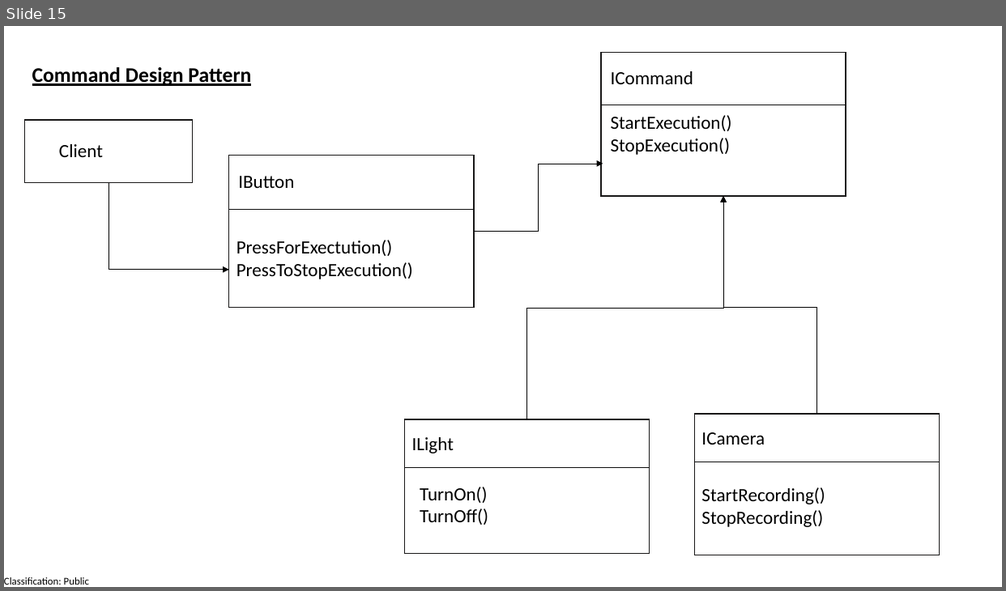
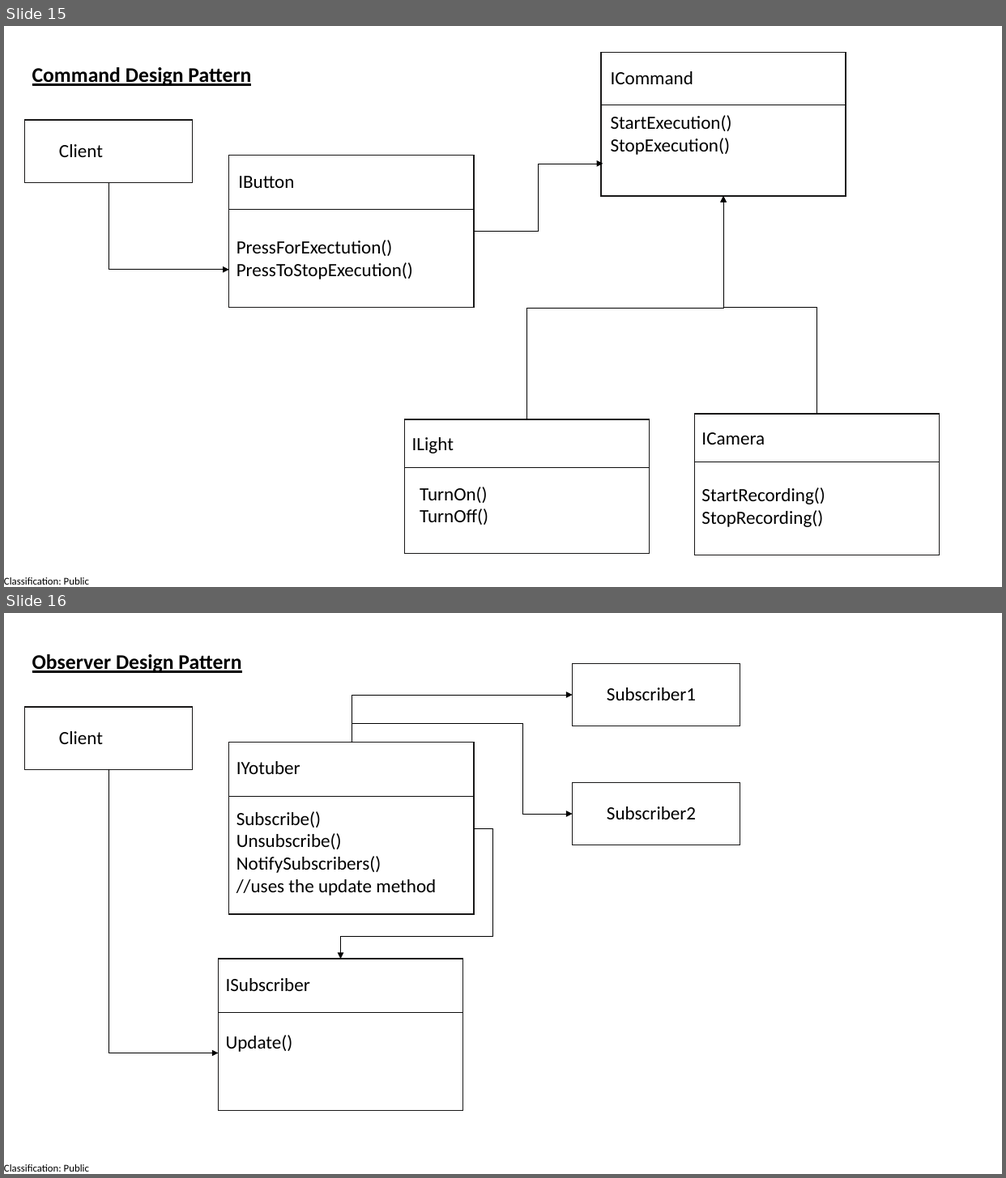
Before and after one commit to manaswiniray/DesignPatterns, a slide deck: UMLDiagrams.pptx. Shown one above the other, each under a label of ours: slide 15 before the commit, slides 15 and 16 after it. The pictures are 1006x591 and 1006x1178 pixels, drawn with LibreOffice and Linux fonts; fonts in the diff are those of the drawing. Boxes give left, top, right and bottom in pixels: in the first picture for what was removed or moved away, otherwise in the second. Text is boxed around its words. In the diff, an @@ line names an element or a change of style, - is before the commit and + after.

Commit message:
Committed for Observer Design Pattern

```diff
--- a/UMLDiagrams.pptx
+++ b/UMLDiagrams.pptx
@@ slide 16 added at box(4, 613, 1002, 1174), background #FFFFFF; not listed: 1 template element that a slide beside it also shows @@
@@ text added at box(32, 654, 241, 673), 20 pt, text #000000, bold, underline @@
+Observer Design Pattern
@@ rectangle added at box(572, 664, 740, 726), outline #181717 1 pt @@
@@ rectangle added at box(25, 707, 193, 769), outline #181717 1 pt @@
@@ elbow arrow added from (351, 743) to (572, 695), #000000 0.5 pt @@
@@ text added at box(607, 688, 696, 700), 18 pt, text #000000 @@
+Subscriber1
@@ text added at box(59, 731, 103, 744), 18 pt, text #000000 @@
+Client
@@ elbow arrow added from (351, 743) to (572, 814), #000000 0.5 pt @@
@@ rectangle added at box(229, 743, 474, 914), outline #181717 1 pt @@
@@ elbow arrow added from (108, 769) to (218, 1053), #000000 0.5 pt @@
@@ text added at box(236, 761, 300, 774), 18 pt, text #000000 @@
+IYotuber
@@ line added from (229, 796) to (474, 796), #0D0D0D 0.5 pt @@
@@ rectangle added at box(572, 783, 740, 845), outline #181717 1 pt @@
@@ text added at box(607, 807, 696, 820), 18 pt, text #000000 @@
+Subscriber2
@@ text added at box(236, 811, 436, 896), 18 pt, text #000000 @@
+Subscribe()
+Unsubscribe()
+NotifySubscribers()
+//uses the update method
@@ elbow arrow added from (474, 828) to (341, 959), #000000 0.5 pt @@
@@ rectangle added at box(218, 959, 463, 1111), outline #181717 1 pt @@
@@ text added at box(226, 978, 310, 991), 18 pt, text #000000 @@
+ISubscriber
@@ line added from (218, 1013) to (463, 1013), #0D0D0D 0.5 pt @@
@@ text added at box(226, 1035, 293, 1052), 18 pt, text #000000 @@
+Update()
```
Also in this commit, not shown: 9 other files.
